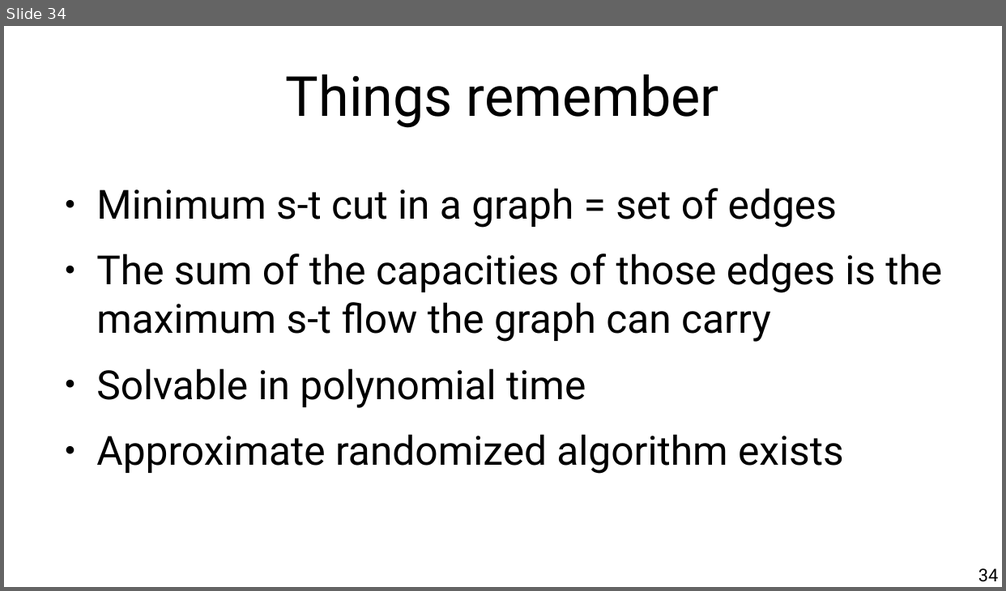
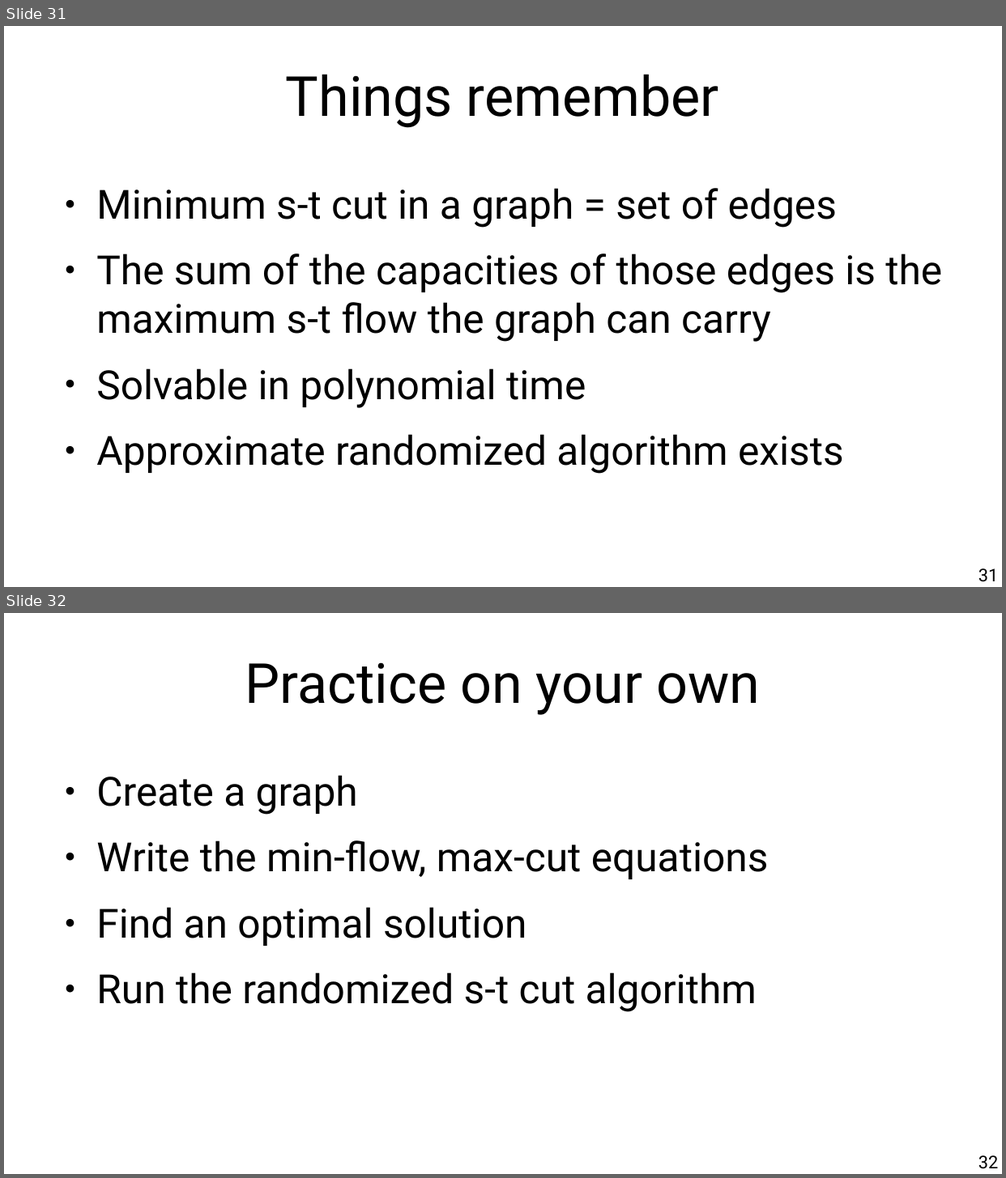
Before and after one commit to chatox/networks-science-course, a slide deck: theory/odp/tt20_network_flows.odp. Shown one above the other, each under a label of ours: slide 34 before the commit, slides 31 and 32 after it. The pictures are 1006x591 and 1006x1178 pixels, drawn with LibreOffice and Linux fonts; fonts in the diff are those of the drawing. Boxes give left, top, right and bottom in pixels: in the first picture for what was removed or moved away, otherwise in the second. Text is boxed around its words. In the diff, an @@ line names an element or a change of style, - is before the commit and + after.

```diff
--- a/theory/odp/tt20_network_flows.odp
+++ b/theory/odp/tt20_network_flows.odp
@@ slide 32 added at bbox=[4, 613, 1002, 1174], background #FFFFFF @@
@@ title added at bbox=[245, 662, 760, 715], 44 pt, text #000000 @@
+Practice on your own
@@ text added at bbox=[96, 775, 769, 1012], 32 pt, text #000000 @@
+● Create a graph
+● Write the min-flow, max-cut equations
+● Find an optimal solution
+● Run the randomized s-t cut algorithm
@@ page number added at bbox=[978, 1156, 998, 1169], 14 pt, text #000000 @@
+32
@@ what was slide 34 is now slide 31 @@
@@ page number at bbox=[978, 569, 998, 582]: text changed @@
-34
+31
```
Also in this commit, not shown: 12 slides changed, 2 other slides added, 5 slides removed, 7 other files.
